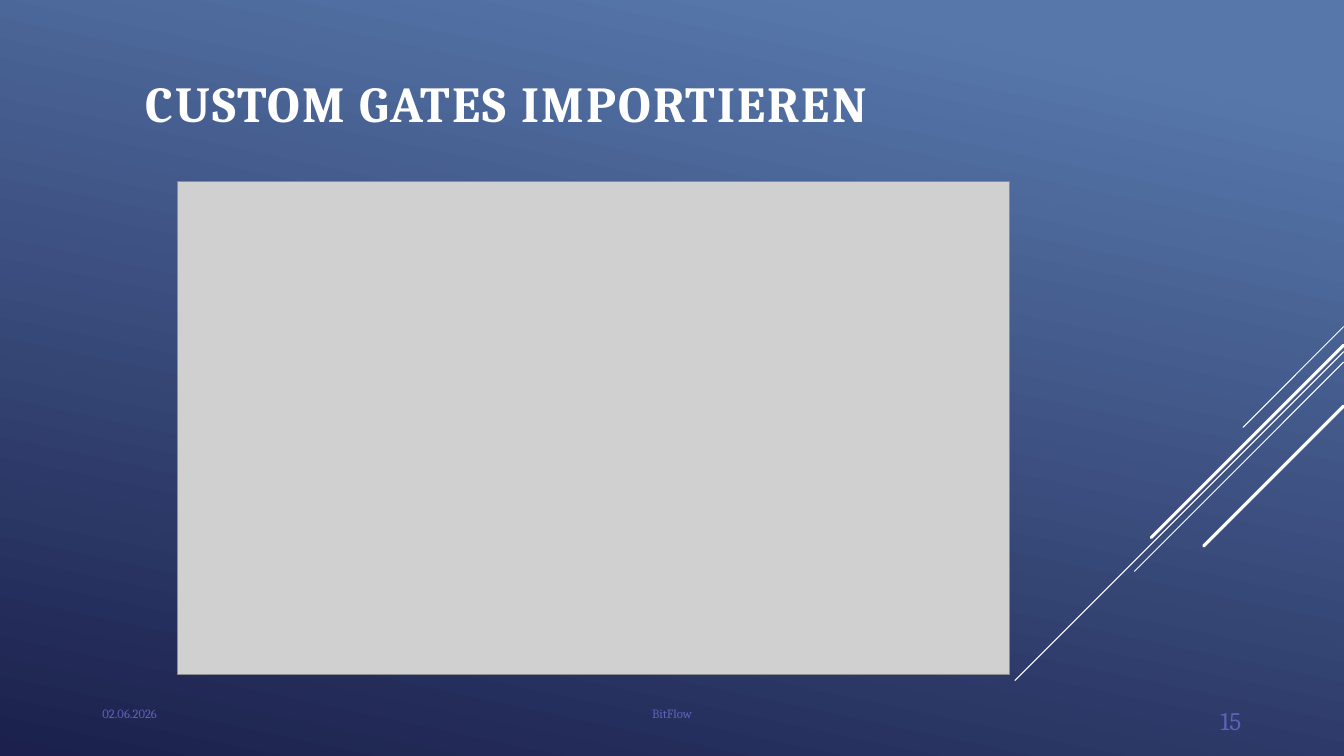
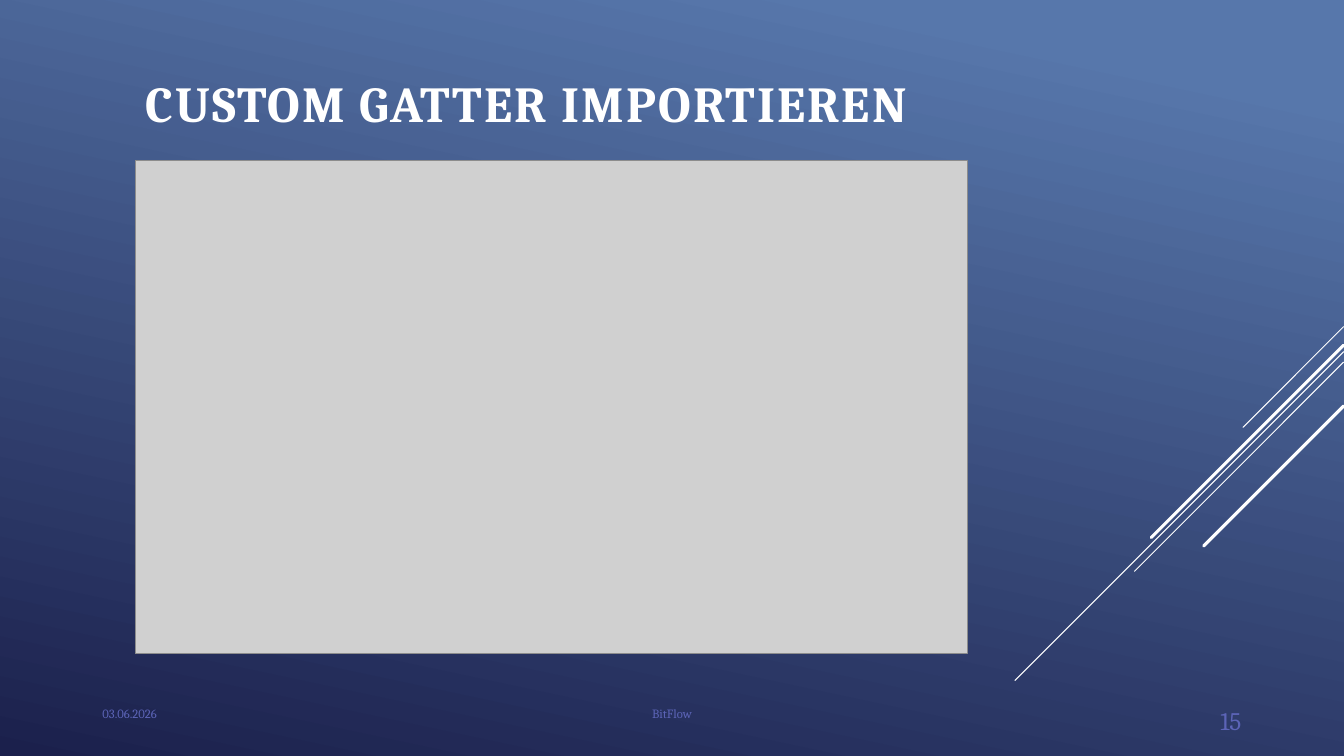
Before and after one commit to BitFlow-DHBW/BitFlow, a slide deck: slide 15 of docs/BitFlow - Abschlusspräsentation.pptx. Drawn at 1344x756 pixels with LibreOffice and Linux fonts; fonts in the diff are those of the drawing; grey boxes stand for pictures; background and template pictures are left out. Boxes give left, top, right and bottom in pixels: in the first picture for what was removed or moved away, otherwise in the second. Text is boxed around its words. In the diff, an @@ line names an element or a change of style, - is before the commit and + after.

```diff
--- a/docs/BitFlow - Abschlusspräsentation.pptx
+++ b/docs/BitFlow - Abschlusspräsentation.pptx
@@ title at <box>146,88,907,123</box>: text changed @@
-CUSTOM GATES IMPORTIEREN
+CUSTOM GATTER IMPORTIEREN
@@ picture: place and size @@
-picture at <box>177,181,1009,675</box>
+picture at <box>135,161,967,654</box>
@@ text at <box>102,709,156,718</box>: text changed @@
-02.06.2026
+03.06.2026
```
Also in this commit, not shown: 24 other slides changed, 2 other files.
